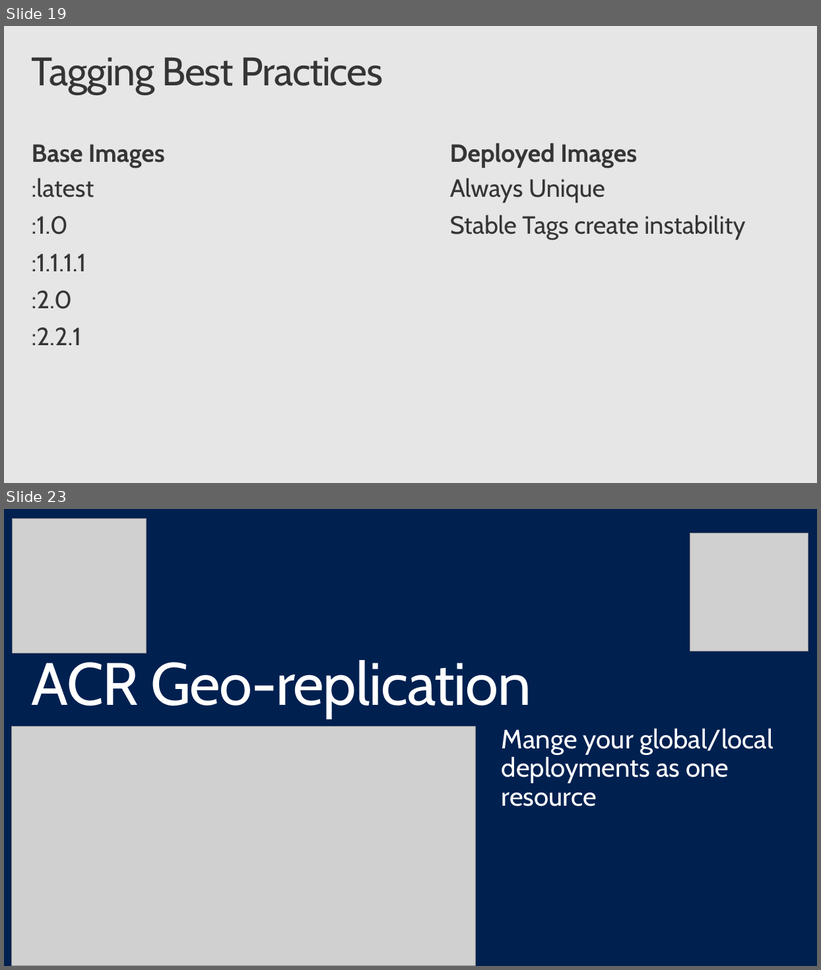
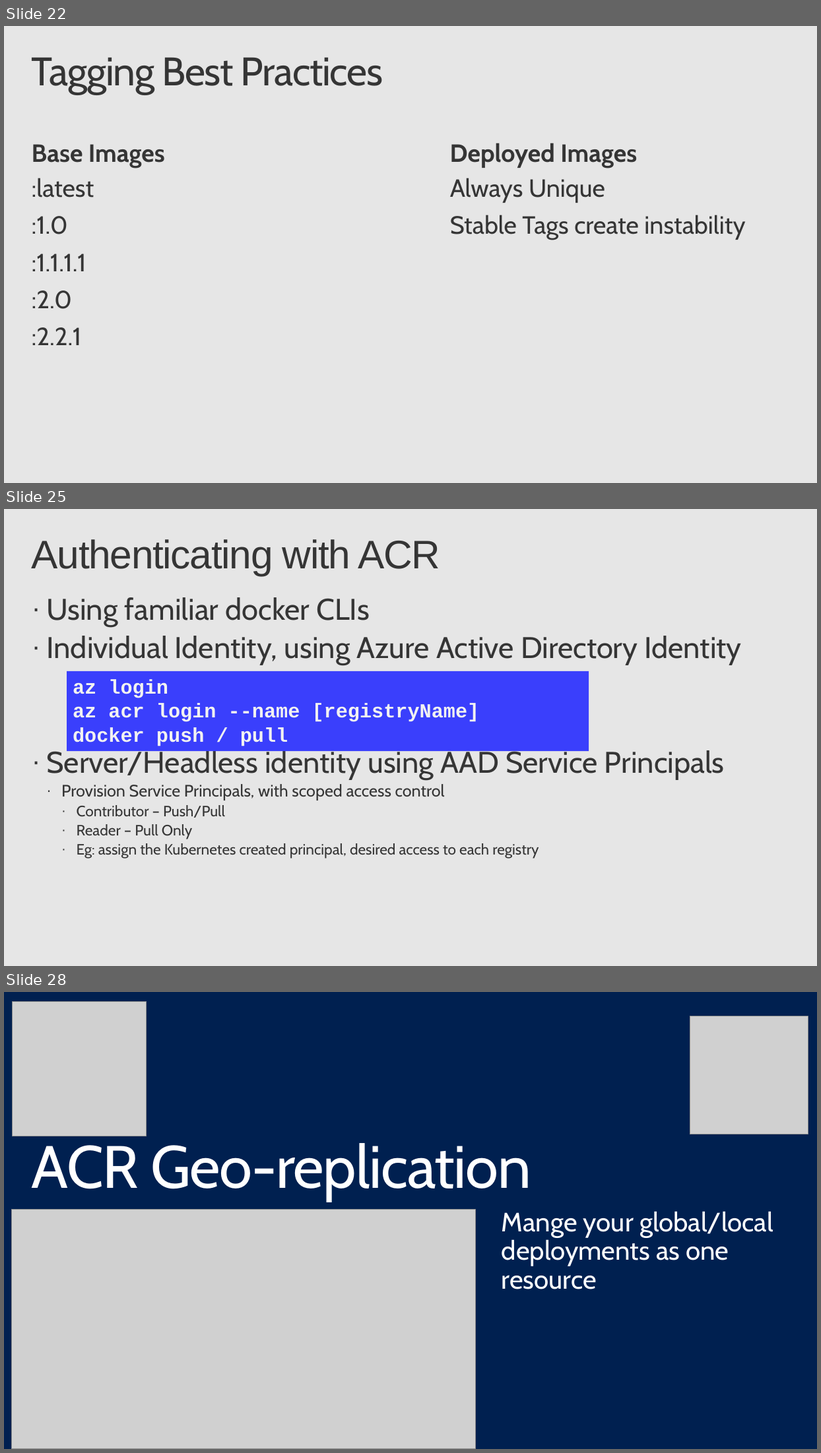
Before and after one commit to SteveLasker/Presentations, a slide deck: DockerGeneral/AzureContainersE2E.pptx. Shown one above the other, each under a label of ours: slides 19 and 23 before the commit, slides 22, 25 and 28 after it; the slides between them are not shown. The pictures are 821x970 and 821x1453 pixels, drawn with LibreOffice and Linux fonts; fonts in the diff are those of the drawing; grey boxes stand for pictures; background and template pictures are left out. Boxes give left, top, right and bottom in pixels: in the first picture for what was removed or moved away, otherwise in the second. Text is boxed around its words. In the diff, an @@ line names an element or a change of style, - is before the commit and + after.

```diff
--- a/DockerGeneral/AzureContainersE2E.pptx
+++ b/DockerGeneral/AzureContainersE2E.pptx
@@ slide 25 added at box(4, 509, 817, 966), background #E6E6E6 @@
@@ title added at box(32, 539, 440, 576), 48 pt, text #353535 @@
+Authenticating with ACR
@@ text added at box(46, 597, 742, 859), 36 pt, text #353535 @@
+· Using familiar docker CLIs
+· Individual Identity, using Azure Active Directory Identity
+· Server/Headless identity using AAD Service Principals
+  · Provision Service Principals, with scoped access control
+    · Contributor – Push/Pull
+    · Reader – Pull Only
+    · Eg: assign the Kubernetes created principal, desired access to each registry
@@ rectangle added at box(67, 671, 589, 751), fill #3A3FFC, 24 pt, text #F2F2F2, bold @@
+az login
+az acr login --name [registryName]
+docker push / pull
@@ what was slide 19 is now slide 22 @@
@@ what was slide 23 is now slide 28 @@
```
Also in this commit, not shown: 9 slides changed, 11 other slides added, 1 slide removed.
